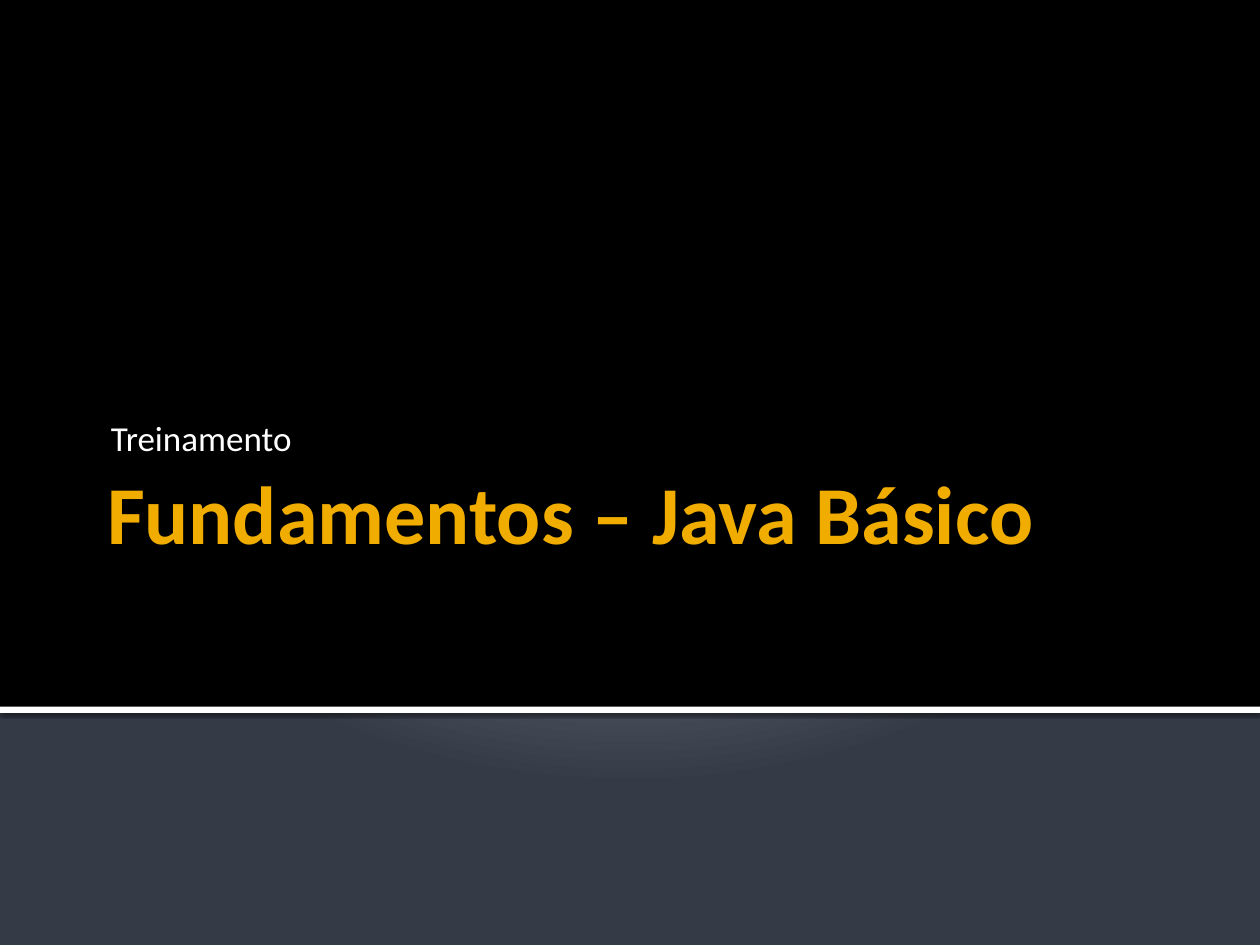
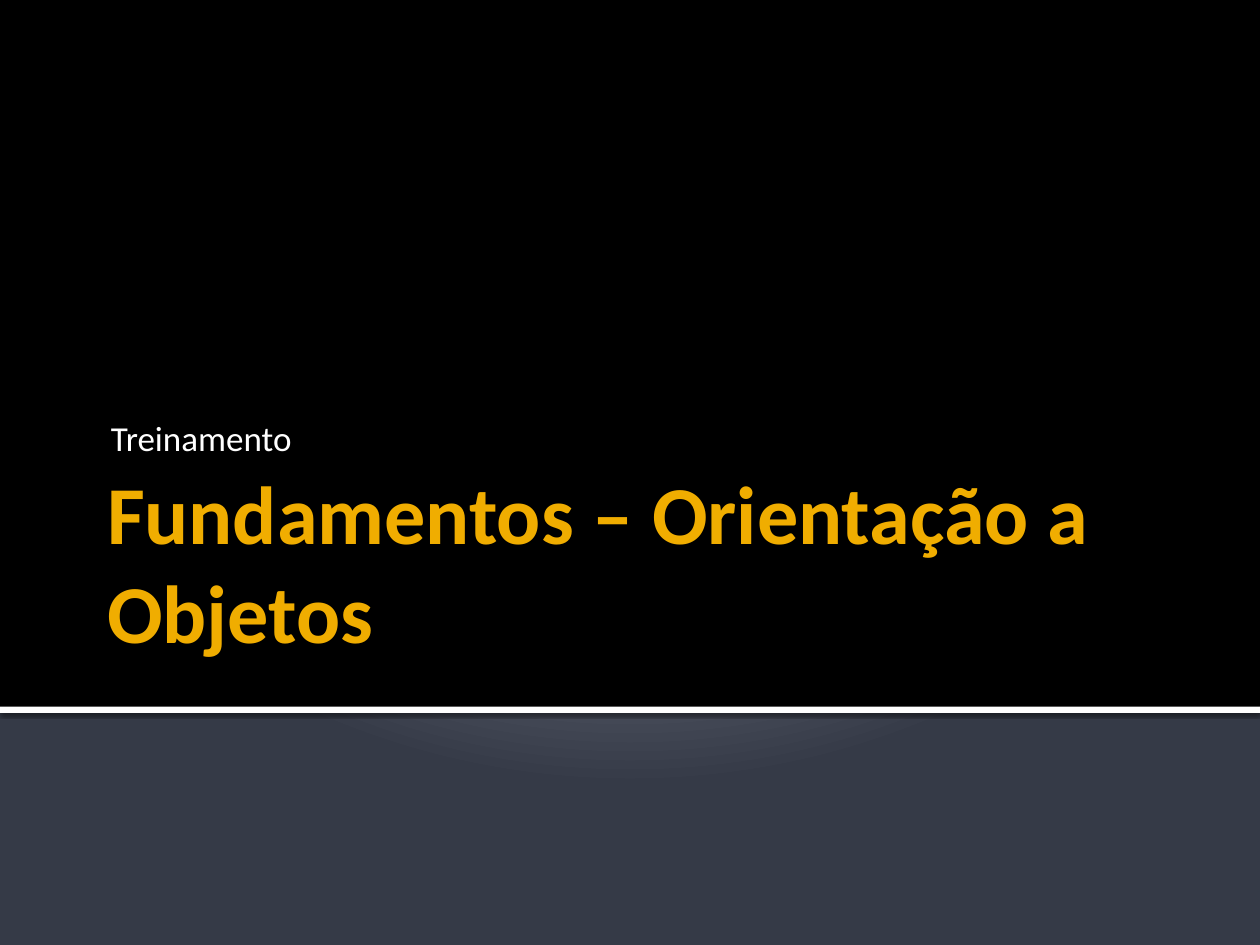
Before and after one commit to filosofisto/cpb-treinamento, a slide deck: slide 1 of Fundamentos/Fundamentos - Orientacao Objetos.pptx. Drawn at 1260x945 pixels with LibreOffice and Linux fonts; fonts in the diff are those of the drawing. Boxes give left, top, right and bottom in pixels: in the first picture for what was removed or moved away, otherwise in the second. Text is boxed around its words. In the diff, an @@ line names an element or a change of style, - is before the commit and + after.

```diff
--- a/Fundamentos/Fundamentos - Orientacao Objetos.pptx
+++ b/Fundamentos/Fundamentos - Orientacao Objetos.pptx
@@ title at (x1=107, y1=486, x2=1088, y2=657): text changed @@
-Fundamentos – Java Básico
+Fundamentos – Orientação a Objetos
```
Also in this commit, not shown: 3 other slides changed, 4 slides added, 44 slides removed.
